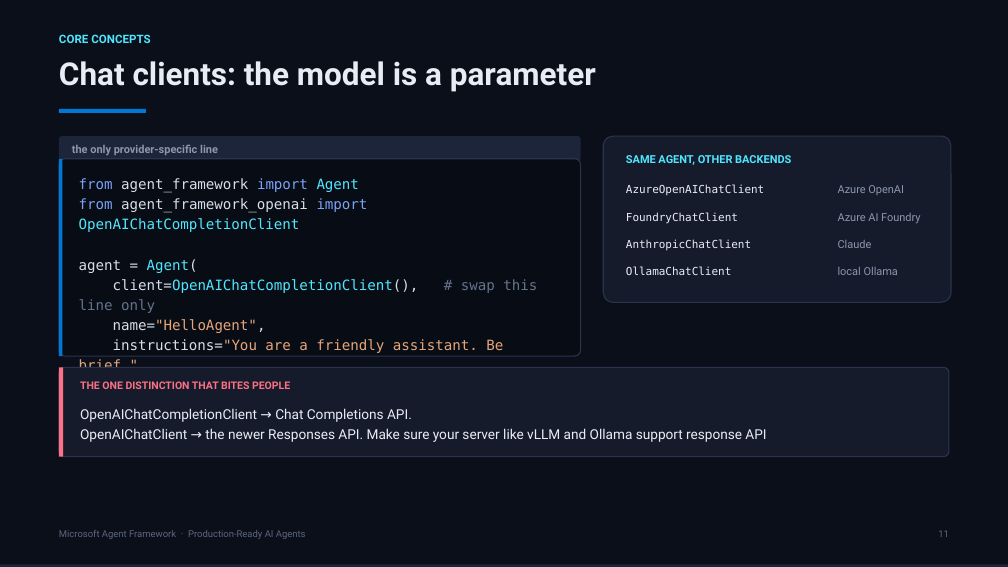
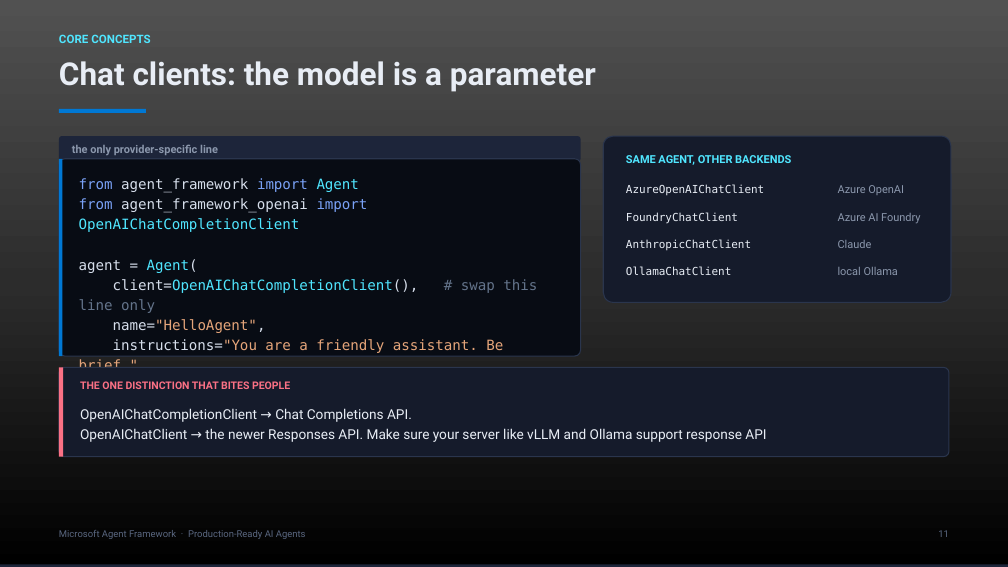
Before and after one commit to satendrakumar/learning-ms-agent-framework, a slide deck: slide 10 of slides/Microsoft-Agent-Framework-Training.pptx. Drawn at 1008x567 pixels with LibreOffice and Linux fonts; fonts in the diff are those of the drawing. Boxes give left, top, right and bottom in pixels: in the first picture for what was removed or moved away, otherwise in the second. Text is boxed around its words. In the diff, an @@ line names an element or a change of style, - is before the commit and + after.

```diff
--- a/slides/Microsoft-Agent-Framework-Training.pptx
+++ b/slides/Microsoft-Agent-Framework-Training.pptx
@@ background #0B0F19 to gradient #515151 to #2E2E2E to #000000 @@
```
Also in this commit, not shown: 53 other slides changed, 5 other files.
